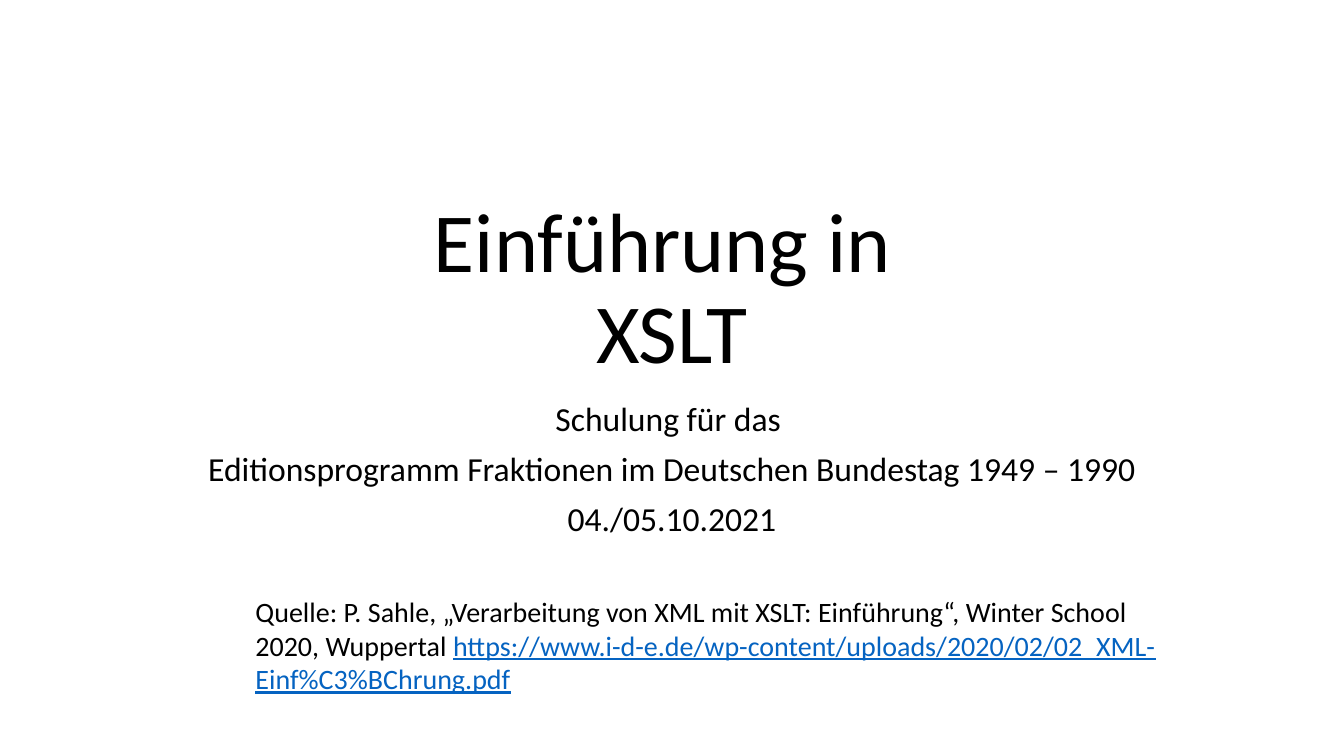
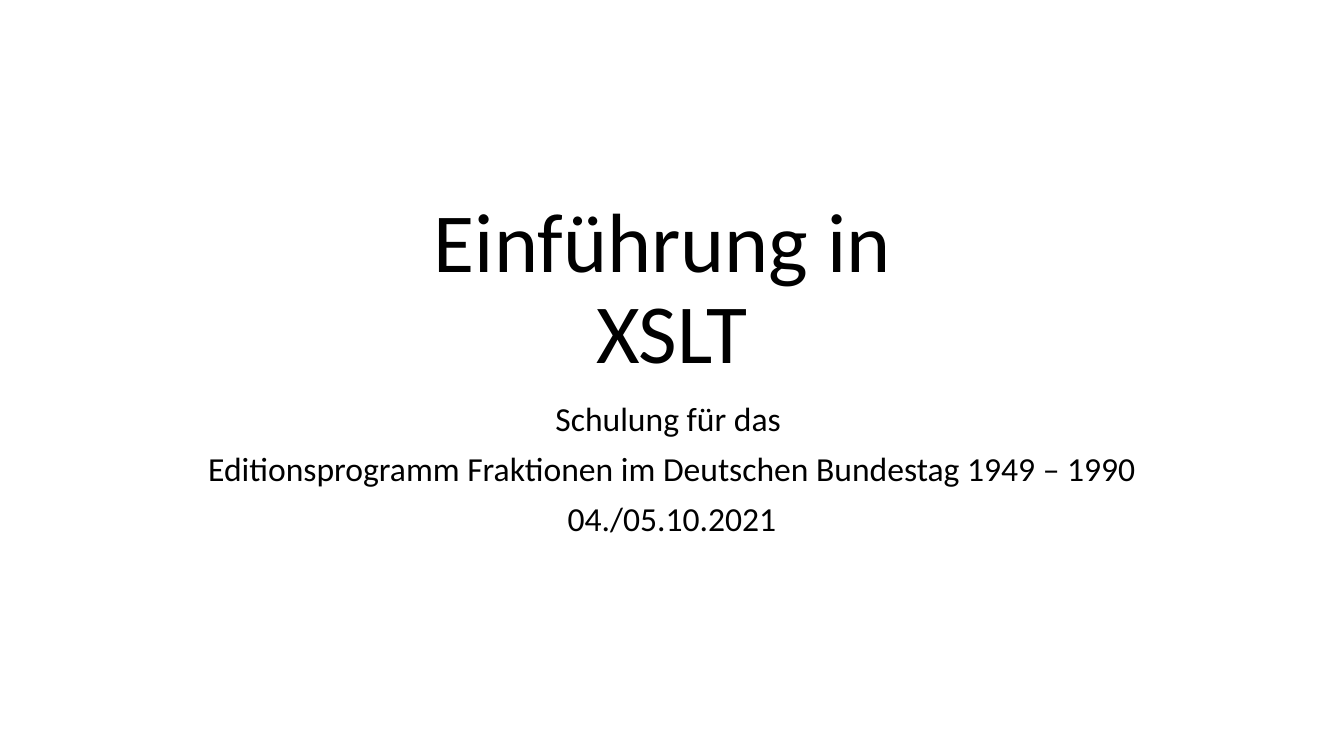
Before and after one commit to Lena-Luise/Lehre, a slide deck: slide 1 of SchulungenKGParl/Folien/XSLT.pptx. Drawn at 1344x756 pixels with LibreOffice and Linux fonts; fonts in the diff are those of the drawing. Boxes give left, top, right and bottom in pixels: in the first picture for what was removed or moved away, otherwise in the second. Text is boxed around its words. In the diff, an @@ line names an element or a change of style, - is before the commit and + after.

```diff
--- a/SchulungenKGParl/Folien/XSLT.pptx
+++ b/SchulungenKGParl/Folien/XSLT.pptx
@@ text removed at (x1=255, y1=602, x2=1155, y2=694) @@
-Quelle: P. Sahle, „Verarbeitung von XML mit XSLT: Einführung“, Winter School 2020, Wuppertal https://www.i-d-e.de/wp-content/uploads/2020/02/02_XML-Einf%C3%BChrung.pdf
```
Also in this commit, not shown: 5 other slides changed, 26 slides added, 3 slides removed, 1 other file.
